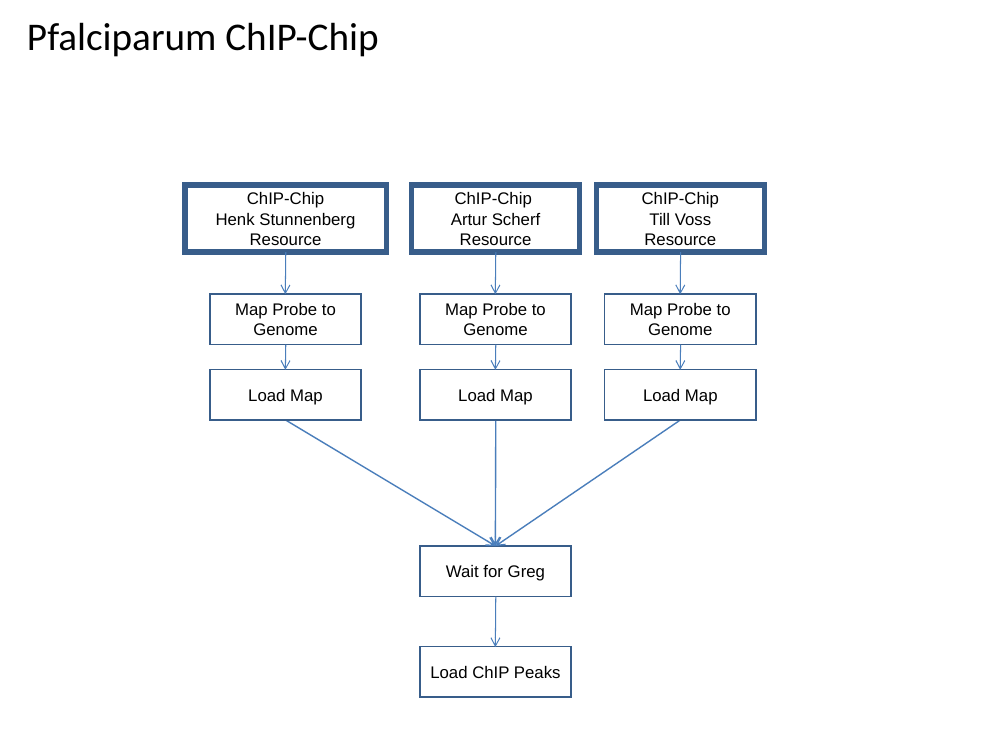
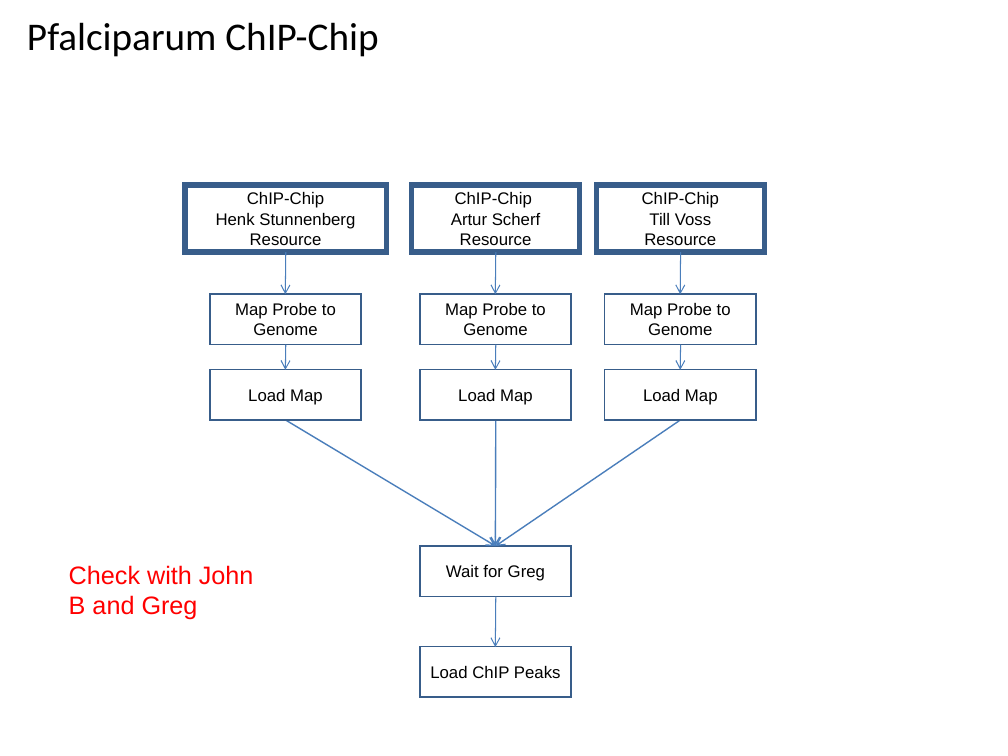
Before and after one commit to VEuPathDB/ApiCommonWorkflow, a slide deck: slide 12 of Main/doc/IntegratedWorkflow.ppt. Drawn at 1008x756 pixels with LibreOffice and Linux fonts; fonts in the diff are those of the drawing. Boxes give left, top, right and bottom in pixels: in the first picture for what was removed or moved away, otherwise in the second. Text is boxed around its words. In the diff, an @@ line names an element or a change of style, - is before the commit and + after.

```diff
--- a/Main/doc/IntegratedWorkflow.ppt
+++ b/Main/doc/IntegratedWorkflow.ppt
@@ text added at [69, 565, 254, 620], 18 pt, text #FF0000 @@
+Check with John B and Greg
```
Also in this commit, not shown: 3 other slides changed.
